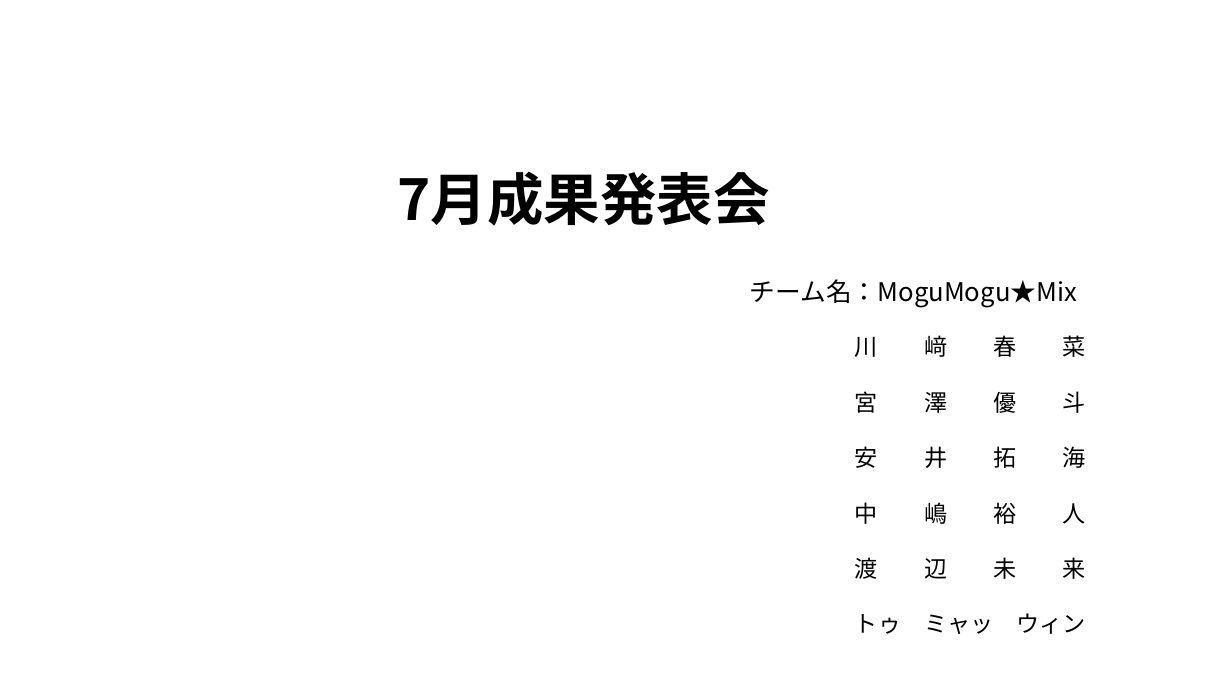
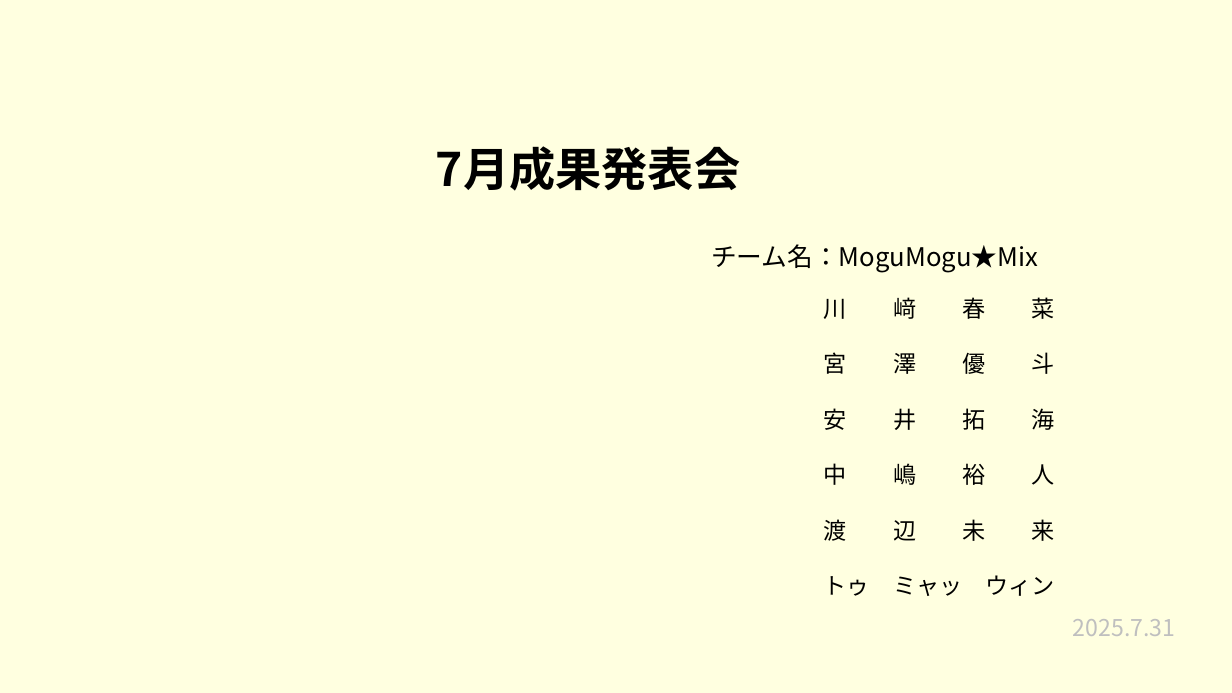
Before and after one commit to plusdojo2025/a2-7, a slide deck: slide 1 of 発表準備/7月成果発表会.pptx. Drawn at 1232x693 pixels with LibreOffice and Linux fonts; fonts in the diff are those of the drawing. Boxes give left, top, right and bottom in pixels: in the first picture for what was removed or moved away, otherwise in the second. Text is boxed around its words. In the diff, an @@ line names an element or a change of style, - is before the commit and + after.

```diff
--- a/発表準備/7月成果発表会.pptx
+++ b/発表準備/7月成果発表会.pptx
@@ rectangle added at box(0, 0, 1232, 693), fill #FFFFE0 @@
@@ title "7月成果発表会": place and size @@
-title "7月成果発表会" at box(397, 171, 769, 226)
+title "7月成果発表会" at box(436, 146, 740, 191)
@@ title "7月成果発表会" at box(436, 146, 740, 191): size 44 to 36 pt; vertical alignment bottom to middle @@
@@ text "チーム名：MoguMogu★Mix": place and size @@
-text "チーム名：MoguMogu★Mix" at box(750, 279, 1077, 308)
+text "チーム名：MoguMogu★Mix" at box(711, 244, 1038, 273)
@@ text "チーム名：MoguMogu★Mix" at box(711, 244, 1038, 273): alignment centre to left @@
@@ text "川 﨑 春 菜": place and size @@
-text "川 﨑 春 菜" at box(855, 335, 1086, 634)
+text "川 﨑 春 菜" at box(824, 297, 1055, 596)
@@ text added at box(1073, 619, 1175, 636), 18 pt, text #BFBFBF @@
+2025.7.31
```
Also in this commit, not shown: 15 other slides changed.
